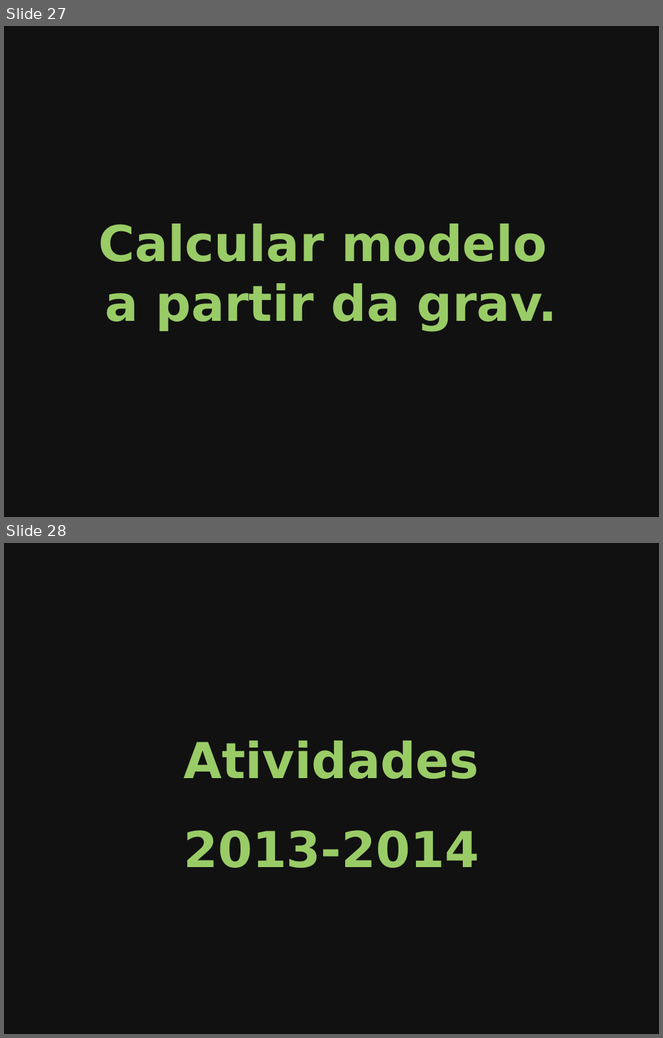
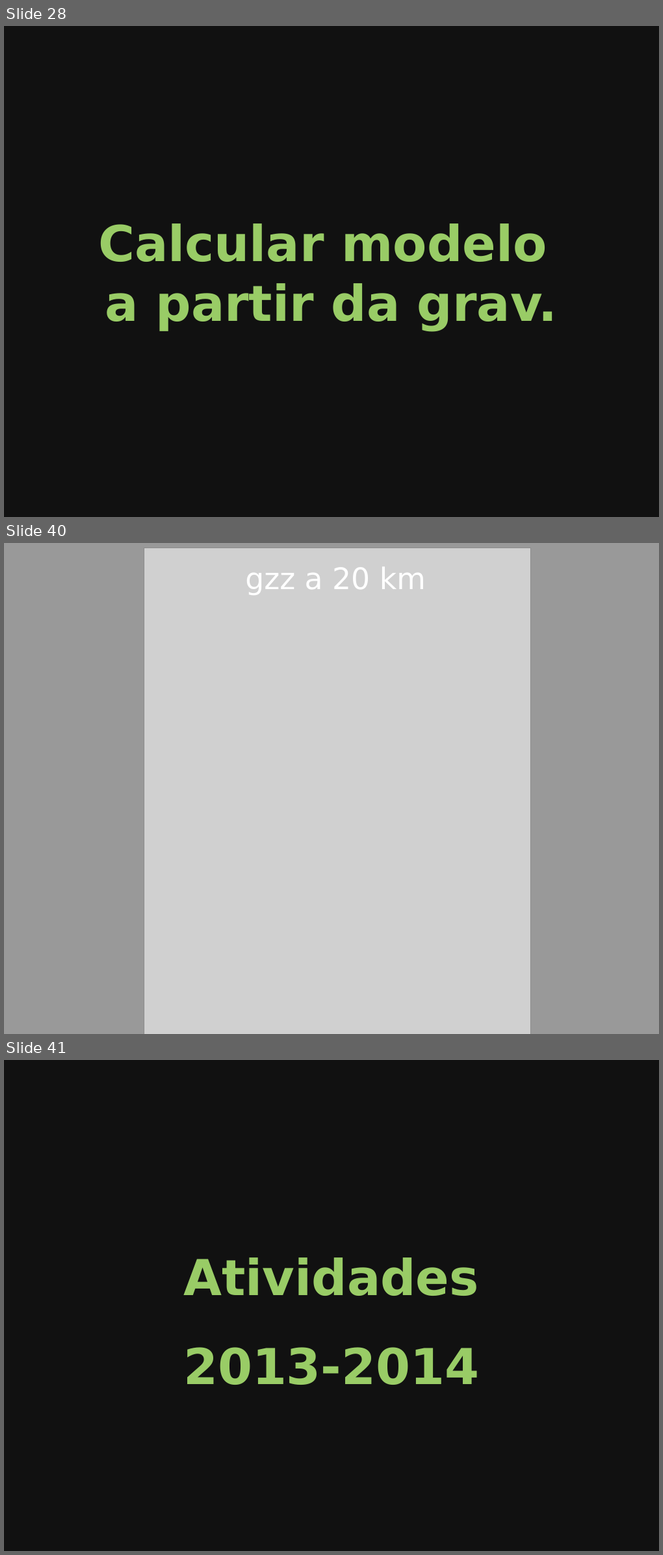
Before and after one commit to leouieda/seminario-on-2014, a slide deck: slides.odp. Shown one above the other, each under a label of ours: slides 27 and 28 before the commit, slides 28, 40 and 41 after it; the slides between them are not shown. The pictures are 663x1038 and 663x1555 pixels, drawn with LibreOffice and Linux fonts; fonts in the diff are those of the drawing; grey boxes stand for pictures. Boxes give left, top, right and bottom in pixels: in the first picture for what was removed or moved away, otherwise in the second. Text is boxed around its words. In the diff, an @@ line names an element or a change of style, - is before the commit and + after.

```diff
--- a/slides.odp
+++ b/slides.odp
@@ slide 40 added at bbox=[4, 543, 659, 1034], background #999999 @@
@@ picture added at bbox=[144, 548, 530, 1034] @@
@@ text added at bbox=[245, 567, 426, 595], 36 pt, text #FFFFFF @@
+gzz a 20 km
@@ what was slide 27 is now slide 28 @@
@@ what was slide 28 is now slide 41 @@
```
Also in this commit, not shown: 1 slide changed, 12 other slides added, 13 other files.
